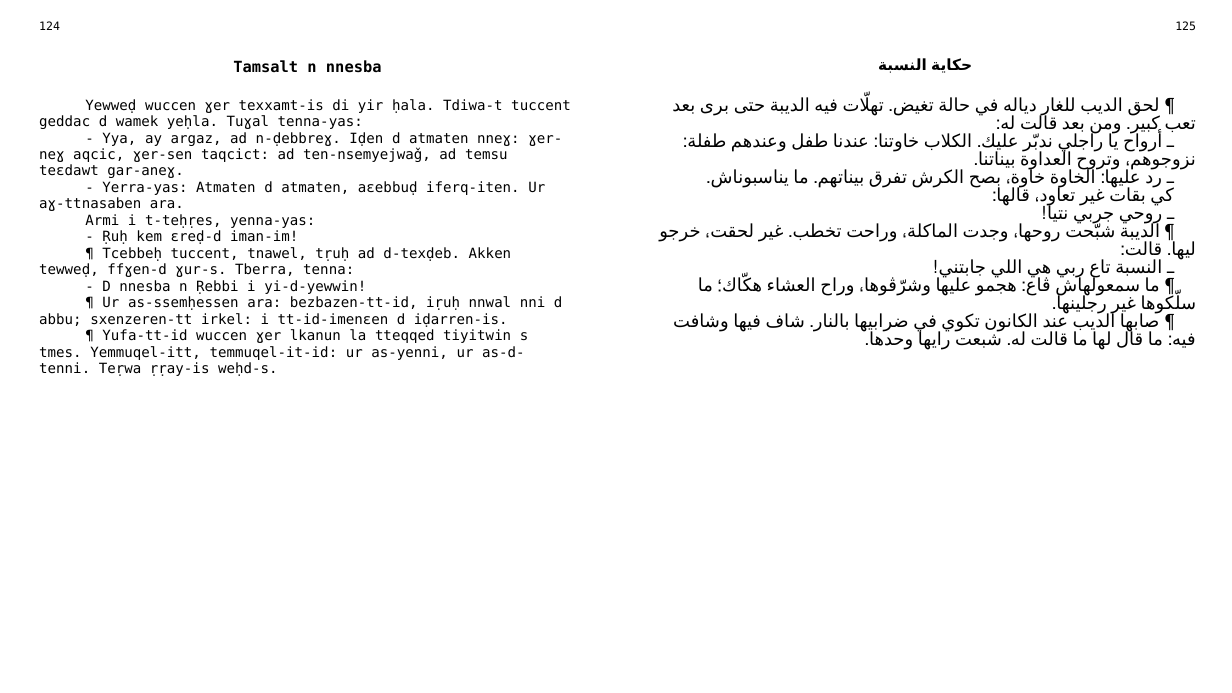
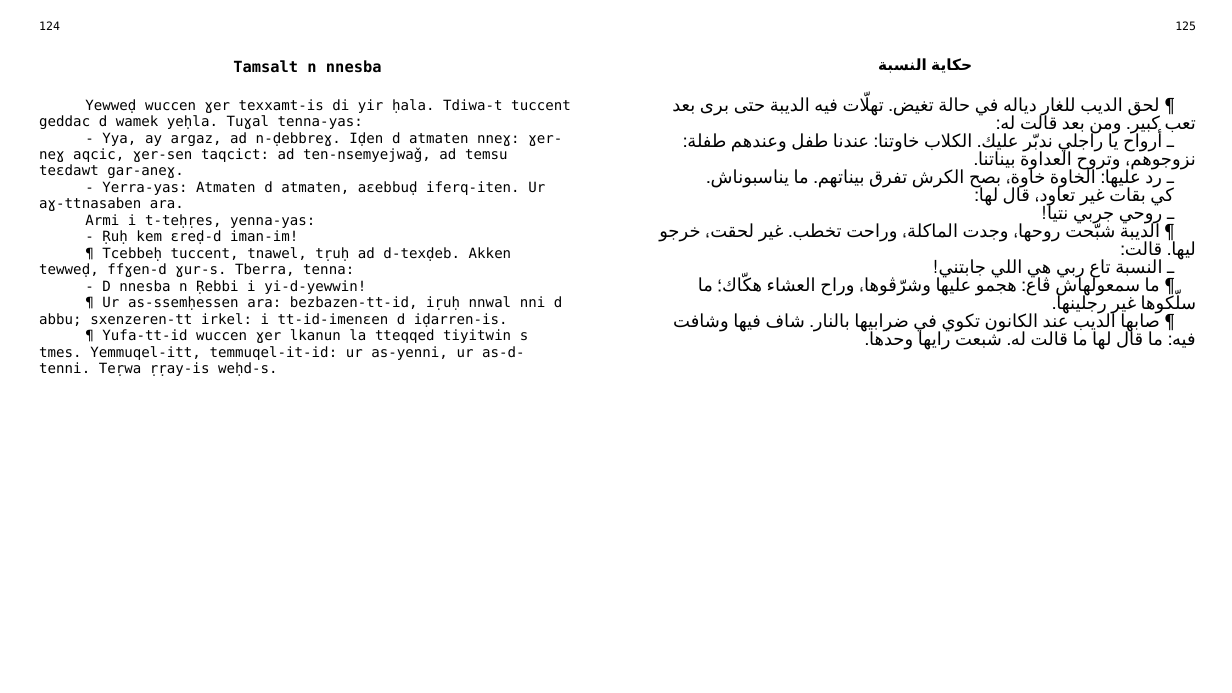
Before and after one commit to sferhah/tamacahut_n_wuccen, a slide deck: slide 58 of Uccen.ConsoleApp/uccen.arq.pptx. Drawn at 1232x693 pixels with LibreOffice and Linux fonts; fonts in the diff are those of the drawing. Boxes give left, top, right and bottom in pixels: in the first picture for what was removed or moved away, otherwise in the second. Text is boxed around its words. In the diff, an @@ line names an element or a change of style, - is before the commit and + after.

```diff
--- a/Uccen.ConsoleApp/uccen.arq.pptx
+++ b/Uccen.ConsoleApp/uccen.arq.pptx
@@ table at [30,15,1205,668] @@
-row 3, column 3: ¶ لحق الديب للغار دياله في حالة تغيض. تهلّات فيه الديبة حتى برى بعد تعب كبير. ومن بعد قالت له: / ـ أرواح يا راجلي ندبّر عليك. الكلاب خاوتنا: عندنا طفل وعندهم طفلة: نزوجوهم، وتروح العداوة بيناتنا. / ـ رد عليها: الخاوة خاوة، بصح الكرش تفرق بيناتهم. ما يناسبوناش. / كي بقات غير تعاود، قالها: / ـ روحي جربي نتيا! / ¶ الديبة شبّحت روحها، وجدت الماكلة، وراحت تخطب. غير لحقت، خرجو ليها. قالت: / ـ النسبة تاع ربي هي اللي جابتني! / ¶ ما سمعولهاش ڨاع: هجمو عليها وشرّڨوها، وراح العشاء هكّاك؛ ما سلّكوها غير رجلينها. / ¶ صابها الديب عند الكانون تكوي في ضرابيها بالنار. شاف فيها وشافت فيه: ما قال لها ما قالت له. شبعت رايها وحدها.
+row 3, column 3: ¶ لحق الديب للغار دياله في حالة تغيض. تهلّات فيه الديبة حتى برى بعد تعب كبير. ومن بعد قالت له: / ـ أرواح يا راجلي ندبّر عليك. الكلاب خاوتنا: عندنا طفل وعندهم طفلة: نزوجوهم، وتروح العداوة بيناتنا. / ـ رد عليها: الخاوة خاوة، بصح الكرش تفرق بيناتهم. ما يناسبوناش. / كي بقات غير تعاود، قال لها: / ـ روحي جربي نتيا! / ¶ الديبة شبّحت روحها، وجدت الماكلة، وراحت تخطب. غير لحقت، خرجو ليها. قالت: / ـ النسبة تاع ربي هي اللي جابتني! / ¶ ما سمعولهاش ڨاع: هجمو عليها وشرّڨوها، وراح العشاء هكّاك؛ ما سلّكوها غير رجلينها. / ¶ صابها الديب عند الكانون تكوي في ضرابيها بالنار. شاف فيها وشافت فيه: ما قال لها ما قالت له. شبعت رايها وحدها.
```
Also in this commit, not shown: 13 other slides changed, 1 other file.
